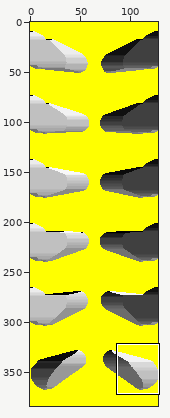
A sprite sheet gets an edit: convert/flippers.gif. The picture above shows the old version from afar; the outline marks the close-up.
Close-up. Before the commit:
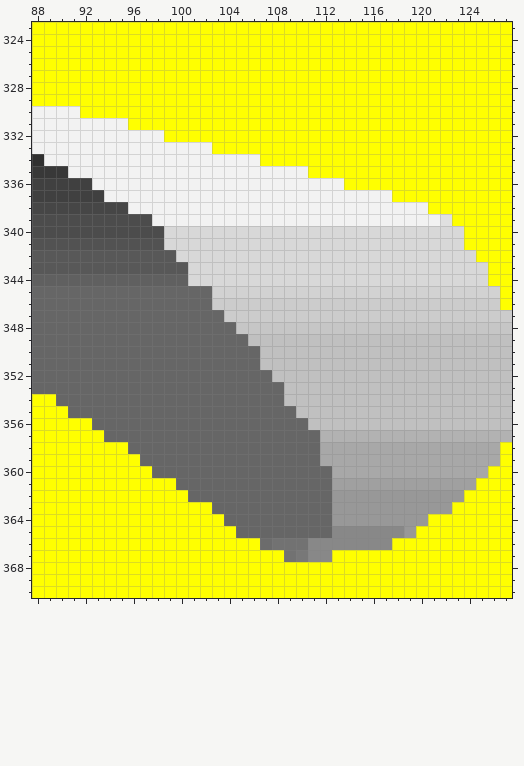
The file is 128x384 pixels. Colours within 5 levels of each other are drawn and written as one. Shown: x 88..127, y 323..370. The commit also changed other parts of the picture, which this record leaves out.
After:
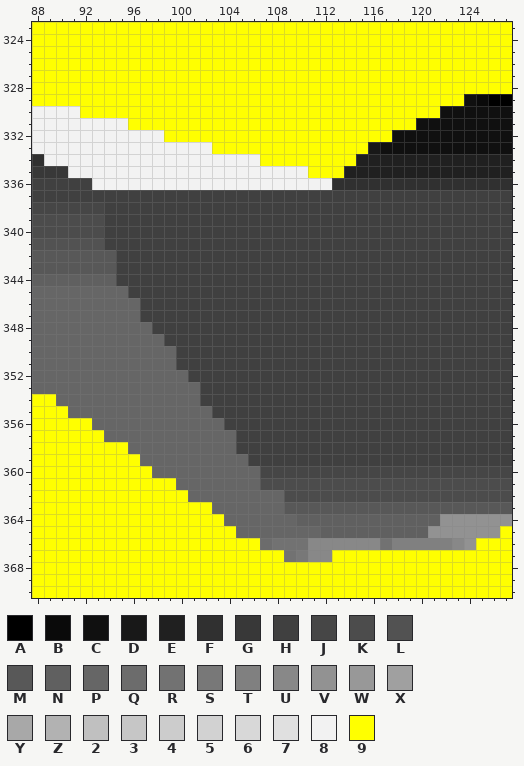
Palette (. is transparent): A #000000  B #0a0a0a  C #101010  D #181818  E #202020  F #303030  G #383838  H #404040  J #464646  K #4c4c4c  L #525252  M #585858  N #606060  P #666666  Q #6c6c6c  R #727272  S #787878  T #808080  U #888888  V #929292  W #989898  X #a0a0a0  Y #a8a8a8  Z #b2b2b2  2 #c0c0c0  3 #c6c6c6  4 #cccccc  5 #d2d2d2  6 #d8d8d8  7 #e0e0e0  8 #f2f2f2  9 #ffff00
The exact change:
@@ x 88..127 @@
 328 9999999999999999999999999999999999999999
-329 9999999999999999999999999999999999999999
-330 8888999999999999999999999999999999999999
-331 8888888899999999999999999999999999999999
-332 8888888888899999999999999999999999999999
-333 8888888888888889999999999999999999999999
-334 F888888888888888888999999999999999999999
-335 GGG8888888888888888888899999999999999999
-336 HHHHH88888888888888888888899999999999999
-337 HHHHHH8888888888888888888888889999999999
-338 JJJJJJJJ88888888888888888888888889999999
-339 KKKKKKKKKK888888888888888888888888799999
-340 KKKKKKKKKKK66666666666666666666666669999
-341 LLLLLLLLLLL66666666666666666666666669999
-342 MMMMMMMMMMMM6666666666666666666666666999
-343 MMMMMMMMMMMMM666666666666666666666666699
-344 NNNNNNNNNNNNN666666666666666666666666699
-345 PPPPPPPPPPPPPPP5555555555555555555555559
-346 PPPPPPPPPPPPPPP4444444444444444444444449
-347 PPPPPPPPPPPPPPPP444444444444444444444444
-348 PPPPPPPPPPPPPPPPP33333333333333333333333
-349 PPPPPPPPPPPPPPPPPP2222222222222222222222
-350 PPPPPPPPPPPPPPPPPPP222222222222222222222
-351 PPPPPPPPPPPPPPPPPPP222222222222222222222
-352 PPPPPPPPPPPPPPPPPPPP22222222222222222222
-353 PPPPPPPPPPPPPPPPPPPPP2222222222222222222
-354 99PPPPPPPPPPPPPPPPPPP2222222222222222222
-355 999PPPPPPPPPPPPPPPPPPP222222222222222222
-356 99999PPPPPPPPPPPPPPPPPP22222222222222222
-357 999999PPPPPPPPPPPPPPPPPPZZZZZZZZZZZZZZZZ
-358 99999999PPPPPPPPPPPPPPPPYYYYYYYYYYYYYYY9
-359 999999999PPPPPPPPPPPPPPPYYYYYYYYYYYYYYY9
-360 9999999999PPPPPPPPPPPPPPPYYYYYYYYYYYYY99
-361 999999999999PPPPPPPPPPPPPXXXXXXXXXXXX999
-362 9999999999999PPPPPPPPPPPPWWWWWWWWWWW9999
-363 999999999999999PPPPPPPPPPWWWWWWWWWW99999
-364 9999999999999999PPPPPPPPPWWWWWWWW9999999
-365 99999999999999999PPPPPPPPUUUUUUW99999999
-366 9999999999999999999QRRRUUUUUUU9999999999
+329 999999999999999999999999999999999999CBAA
+330 8888999999999999999999999999999999CCCCCC
+331 88888888999999999999999999999999CCCCCCCC
+332 888888888889999999999999999999CCCCCCCCCC
+333 8888888888888889999999999999DCCCCCCCCCCC
+334 F88888888888888888899999999EEEEEEEEEEEEE
+335 GGG88888888888888888888999EEEEEEEEEEEEEE
+336 HHHHH88888888888888888888FFFFFFFFFFFFFFF
+337 HHHHHHHHHHHHHHHHHHHHHHHHHHHHHHHHHHHHHHHH
+338 JJJJJJHHHHHHHHHHHHHHHHHHHHHHHHHHHHHHHHHH
+339 KKKKKKHHHHHHHHHHHHHHHHHHHHHHHHHHHHHHHHHH
+340 KKKKKKHHHHHHHHHHHHHHHHHHHHHHHHHHHHHHHHHH
+341 LLLLLLHHHHHHHHHHHHHHHHHHHHHHHHHHHHHHHHHH
+342 MMMMMMMHHHHHHHHHHHHHHHHHHHHHHHHHHHHHHHHH
+343 MMMMMMMHHHHHHHHHHHHHHHHHHHHHHHHHHHHHHHHH
+344 NNNNNNNHHHHHHHHHHHHHHHHHHHHHHHHHHHHHHHHH
+345 PPPPPPPPHHHHHHHHHHHHHHHHHHHHHHHHHHHHHHHH
+346 PPPPPPPPPHHHHHHHHHHHHHHHHHHHHHHHHHHHHHHH
+347 PPPPPPPPPHHHHHHHHHHHHHHHHHHHHHHHHHHHHHHH
+348 PPPPPPPPPPHHHHHHHHHHHHHHHHHHHHHHHHHHHHHH
+349 PPPPPPPPPPPHHHHHHHHHHHHHHHHHHHHHHHHHHHHH
+350 PPPPPPPPPPPPHHHHHHHHHHHHHHHHHHHHHHHHHHHH
+351 PPPPPPPPPPPPHHHHHHHHHHHHHHHHHHHHHHHHHHHH
+352 PPPPPPPPPPPPPHHHHHHHHHHHHHHHHHHHHHHHHHHH
+353 PPPPPPPPPPPPPPHHHHHHHHHHHHHHHHHHHHHHHHHH
+354 99PPPPPPPPPPPPHHHHHHHHHHHHHHHHHHHHHHHHHH
+355 999PPPPPPPPPPPPHHHHHHHHHHHHHHHHHHHHHHHHH
+356 99999PPPPPPPPPPPHHHHHHHHHHHHHHHHHHHHHHHH
+357 999999PPPPPPPPPPPHHHHHHHHHHHHHHHHHHHHHHH
+358 99999999PPPPPPPPPHHHHHHHHHHHHHHHHHHHHHHH
+359 999999999PPPPPPPPPHHHHHHHHHHHHHHHHHHHHHH
+360 9999999999PPPPPPPPPJJJJJJJJJJJJJJJJJJJJJ
+361 999999999999PPPPPPPKKKKKKKKKKKKKKKKKKKKK
+362 9999999999999PPPPPPPPKKKKKKKKKKKKKKKKKKK
+363 999999999999999PPPPPPMMMMMMMMMMMMMMMMMMM
+364 9999999999999999PPPPPPNNNNNNNNNNNNVVVVVV
+365 99999999999999999PPPPPPPNNNNNNNNNVVVVVV9
+366 9999999999999999999QRRRUUUUUURTTTTTUV999
 367 999999999999999999999RSUU999999999999999
Boxes around the changes in both close-ups, in picture pixels (x1, y1, x2, y2):
changed: (104, 94, 512, 550)
